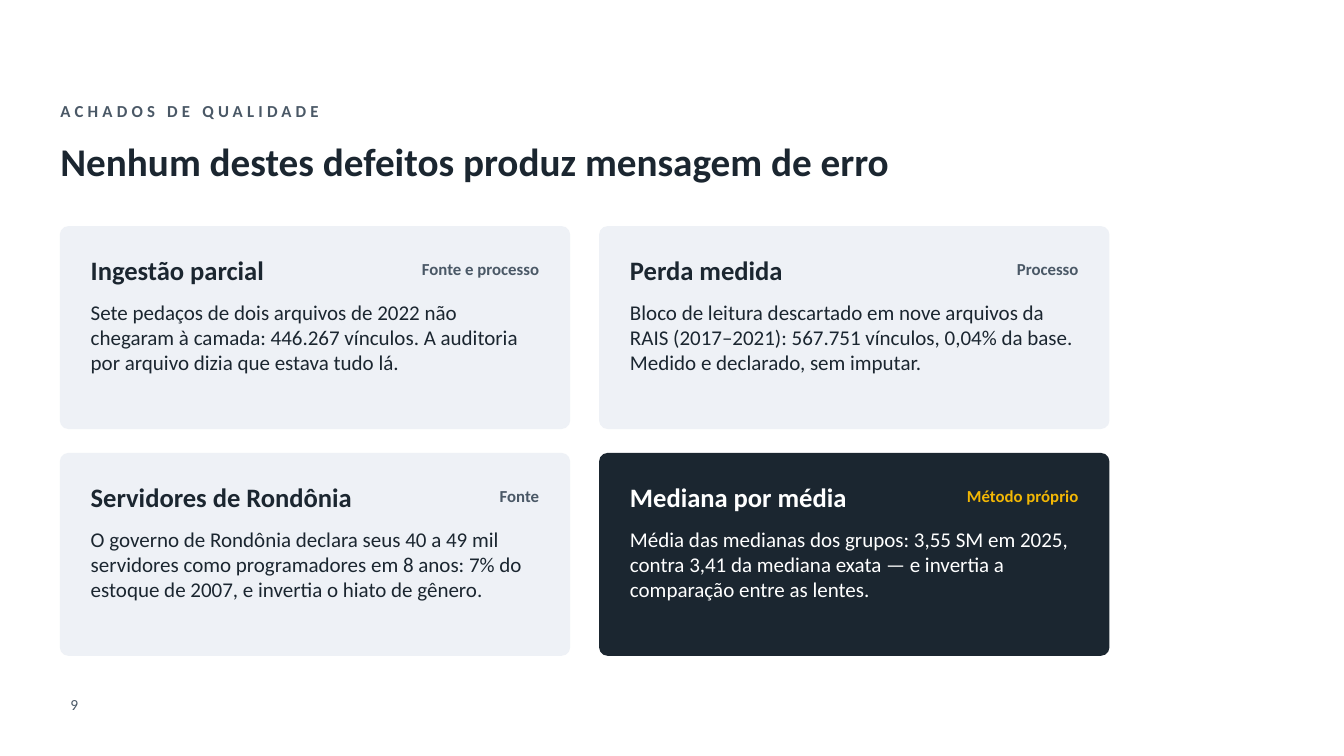
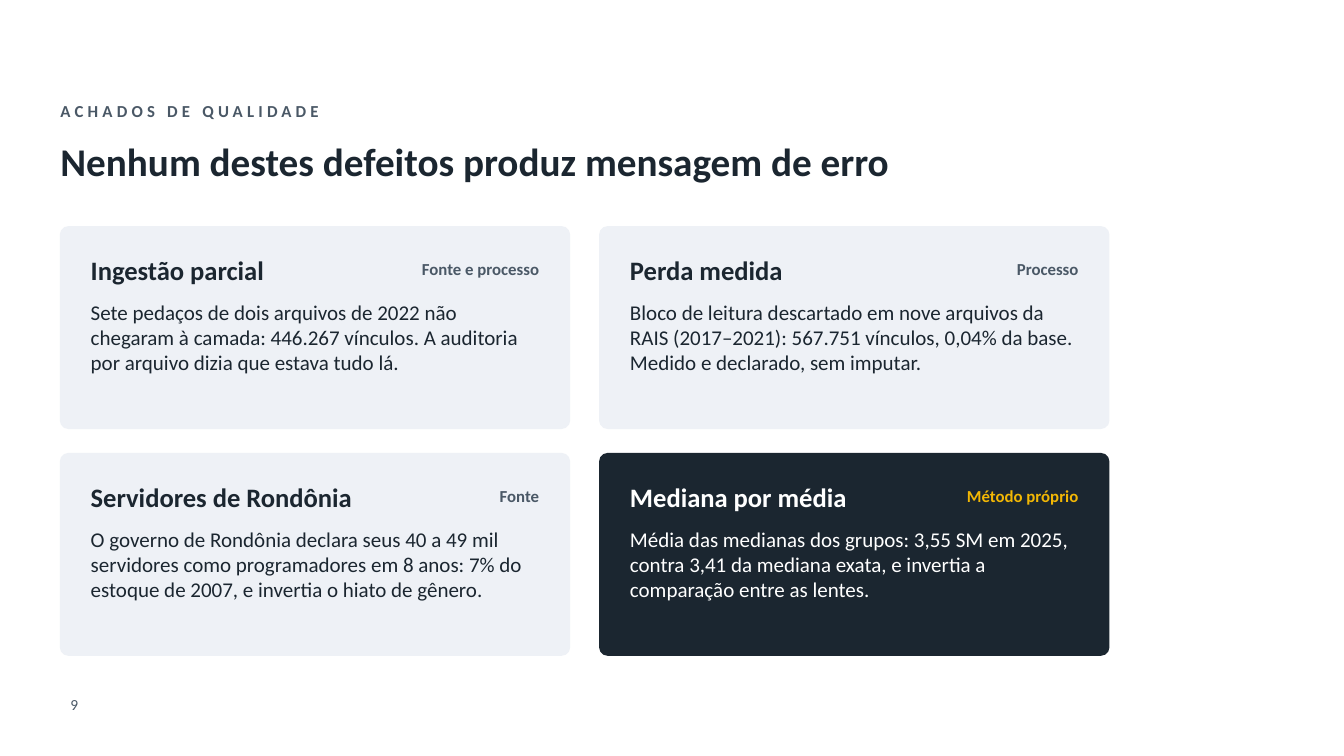
Before and after one commit to GianSE/mercadotech, a slide deck: slide 9 of apresentacao/apresentacao-tcc2.pptx. Drawn at 1344x756 pixels with LibreOffice and Linux fonts; fonts in the diff are those of the drawing; background and template pictures are left out. Boxes give left, top, right and bottom in pixels: in the first picture for what was removed or moved away, otherwise in the second. Text is boxed around its words. In the diff, an @@ line names an element or a change of style, - is before the commit and + after.

```diff
--- a/apresentacao/apresentacao-tcc2.pptx
+++ b/apresentacao/apresentacao-tcc2.pptx
@@ text at (630,532,1068,601): text changed @@
-Média das medianas dos grupos: 3,55 SM em 2025, contra 3,41 da mediana exata — e invertia a comparação entre as lentes.
+Média das medianas dos grupos: 3,55 SM em 2025, contra 3,41 da mediana exata, e invertia a comparação entre as lentes.
```
Also in this commit, not shown: 14 other slides changed, 1 slide added, 3 other files.
